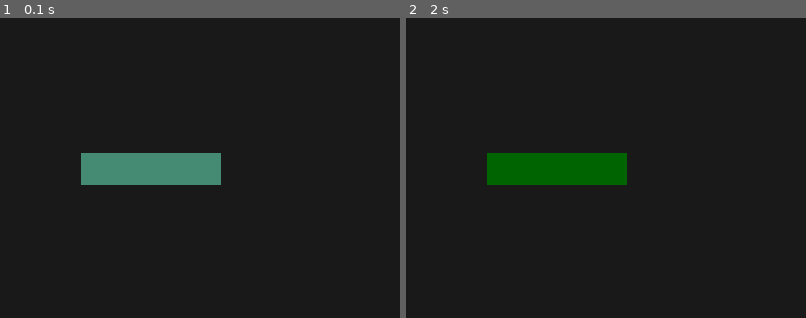
Above: before the commit, frames 1-2 (left to right).
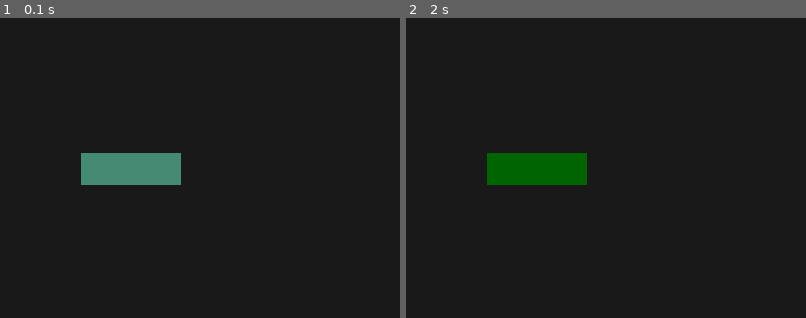
Above: after the commit, the same moments.

Repository: Bitabox0/AlevelComputerScienceProgramming
Game: pygame game, started from AlevelCodingChallenges/dataEntry.py
Two runs of this game, one before a commit and one after it. Both use one fixed random seed, a clock stepped at 60 frames per second and the inputs below.
Inputs (mouse positions are % of the whole screen's width and height, from its top left):
- Up to frame 1 (0.1 s): no input
- Up to frame 2 (2 s): hold Backspace 0.33-0.8 s; click (46, 36) at 1.88 s
The pictures show only the part of the screen within x 30-80%, y 11-61%; the shares and areas given below are measured in that part.

The runs differ from the first frame. In frame 1, 1.1% of the frame differs, in the area x 45-56%, y 45-56%; in frame 2, 1.1%.

Commit message:
first git commit lad

Diff:
--- a/AlevelCodingChallenges/dataEntry.py
+++ b/AlevelCodingChallenges/dataEntry.py
@@ -34,6 +34,8 @@
 
 screen.blit(textSurface, (inpRectangle.x+5, inpRectangle.y+5))
 
+inpRectangle.w = max(100, textSurface.get_width()+10)
+
 pg.draw.rect(screen, color, inpRectangle)
 pg.display.flip()
 
@@ -52,6 +54,15 @@
                 active = True
             elif inpRectangle.collidepoint(event.pos) and active:
                 active = False
+
+        if event.type == pg.KEYDOWN:
+
+            if event.type == pg.K_BACKSPACE:
+                userText = userText[:-1]
+
+            else:
+                userText = userText + event.unicode
+
     if active:
         color = colourActive
     else:
